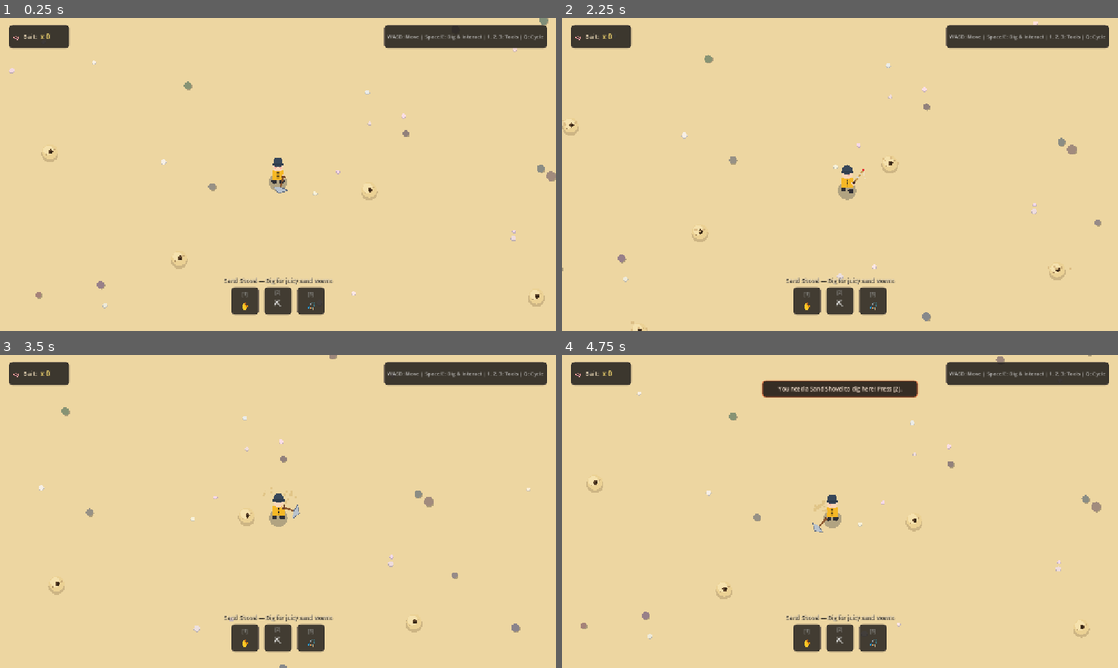
Above: before the commit, frames 1-4 (two rows, left to right).
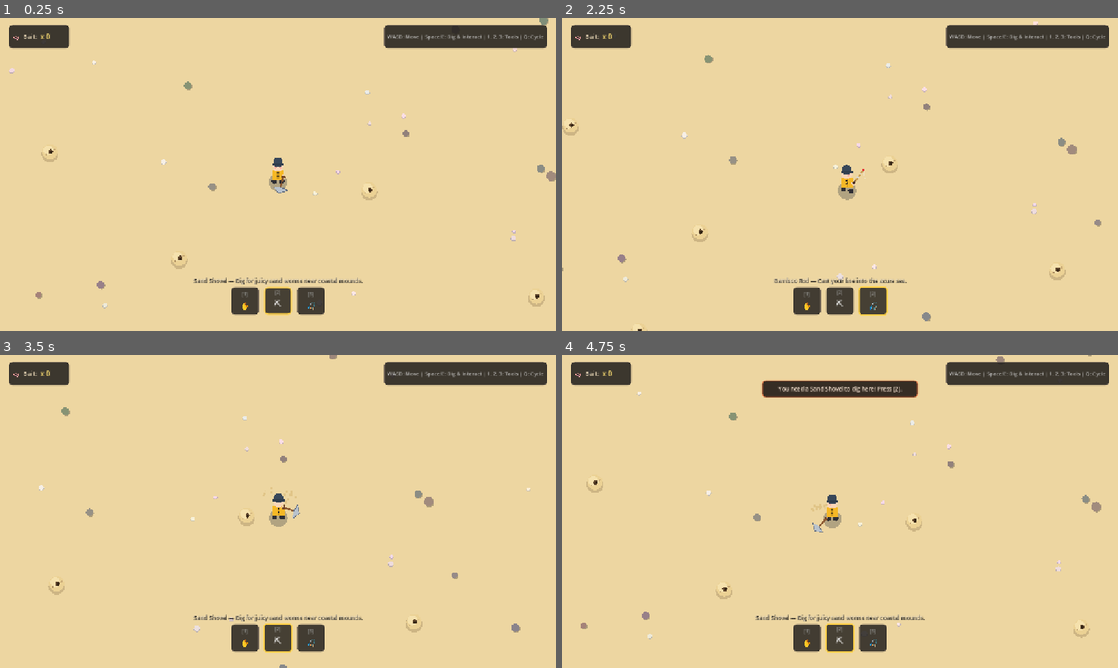
Above: after the commit, the same moments.

Repository: vanhoa690/BeachFishing2D
Game: Godot game, scene res://scenes/world/beach_main.tscn
Two runs of this game, one before a commit and one after it. Both use one fixed random seed, a clock stepped at 60 frames per second and the inputs below.
Inputs (mouse positions are in pixels of both pictures, inside the frame that each line leads up to):
- Up to frame 1 (0.25 s): no input
- Up to frame 2 (2.25 s): tap Enter at 0.5 s; move the mouse to (962, 158) at 0.52 s; hold D (move_right) 0.53-1.28 s; hold Space (interact) 0.53-1.28 s; click (962, 158) at 0.67 s; move the mouse to (728, 190) at 1.27 s; hold S (move_down) 1.28-2.03 s; tap Space (interact) at 1.35 s; move the mouse to (895, 105) at 2.02 s; hold D (move_right) from 2.03 s (still down); hold Tab (tool_cycle_next) from 2.03 s (still down)
- Up to frame 3 (3.5 s): tap Space (interact) at 2.3, 3.05 s; move the mouse to (250, 574) at 2.77 s; release D (move_right) at 2.78 s; release Tab (tool_cycle_next) at 2.78 s; hold W (move_up) from 2.78 s (still down); tap Q (tool_cycle_prev) at 2.85 s; click (250, 574) at 2.92 s
- Up to frame 4 (4.75 s): move the mouse to (1006, 558) at 3.52 s; release W (move_up) at 3.53 s; hold 1 (tool_slot_1) 3.53-4.28 s; hold A (move_left) from 3.53 s (still down); tap Space (interact) at 3.8, 4.55 s; move the mouse to (673, 464) at 4.27 s; tap 2 (tool_slot_2) at 4.35 s

The runs differ from the first frame. In frame 1, 0.4% of the frame differs, in the area x 34-66%, y 82-96%; in frame 2, 0.4%; in frame 3, 0.4%; in frame 4, 0.4%, in the area x 34-66%, y 46-96%.
Error before the commit: Cannot call method 'get_theme_stylebox' on a null value. (res://scripts/ui/hud.gd:47)

Commit message:
up asset player

Diff:
--- a/scenes/ui/hud.tscn
+++ b/scenes/ui/hud.tscn
@@ -90,6 +90,7 @@
 size_flags_horizontal = 0
 
 [node name="WormPanel" type="PanelContainer" parent="Root/TopMargin/StatsBox"]
+unique_name_in_owner = true
 custom_minimum_size = Vector2(140, 42)
 layout_mode = 2
 pivot_offset = Vector2(70, 21)
@@ -111,6 +112,7 @@
 text = "Bait:"
 
 [node name="WormCount" type="Label" parent="Root/TopMargin/StatsBox/WormPanel/HBox"]
+unique_name_in_owner = true
 layout_mode = 2
 theme_override_colors/font_color = Color(1, 0.88, 0.45, 1)
 theme_override_font_sizes/font_size = 16
@@ -146,6 +148,7 @@
 theme_override_constants/separation = 6
 
 [node name="ToolInfoLabel" type="Label" parent="Root/HotbarMargin/HotbarContainer"]
+unique_name_in_owner = true
 layout_mode = 2
 theme_override_colors/font_color = Color(0.94, 0.88, 0.76, 0.95)
 theme_override_colors/font_shadow_color = Color(0, 0, 0, 0.8)
@@ -159,6 +162,7 @@
 theme_override_constants/separation = 12
 
 [node name="SlotHands" type="PanelContainer" parent="Root/HotbarMargin/HotbarContainer/Hotbar"]
+unique_name_in_owner = true
 custom_minimum_size = Vector2(64, 64)
 layout_mode = 2
 pivot_offset = Vector2(32, 32)
@@ -182,6 +186,7 @@
 horizontal_alignment = 1
 
 [node name="SlotShovel" type="PanelContainer" parent="Root/HotbarMargin/HotbarContainer/Hotbar"]
+unique_name_in_owner = true
 custom_minimum_size = Vector2(64, 64)
 layout_mode = 2
 pivot_offset = Vector2(32, 32)
@@ -205,6 +210,7 @@
 horizontal_alignment = 1
 
 [node name="SlotRod" type="PanelContainer" parent="Root/HotbarMargin/HotbarContainer/Hotbar"]
+unique_name_in_owner = true
 custom_minimum_size = Vector2(64, 64)
 layout_mode = 2
 pivot_offset = Vector2(32, 32)
@@ -241,6 +247,7 @@
 mouse_filter = 2
 
 [node name="PromptPanel" type="PanelContainer" parent="Root/PromptContainer"]
+unique_name_in_owner = true
 layout_mode = 1
 anchors_preset = 8
 anchor_left = 0.5
@@ -256,6 +263,7 @@
 theme_override_styles/panel = SubResource("StyleBoxFlat_prompt")
 
 [node name="PromptLabel" type="Label" parent="Root/PromptContainer/PromptPanel"]
+unique_name_in_owner = true
 layout_mode = 2
 theme_override_colors/font_color = Color(1, 0.95, 0.8, 1)
 theme_override_font_sizes/font_size = 14
@@ -273,6 +281,7 @@
 mouse_filter = 2
 
 [node name="BannerPanel" type="PanelContainer" parent="Root/NotificationContainer"]
+unique_name_in_owner = true
 layout_mode = 1
 anchors_preset = 8
 anchor_left = 0.5
@@ -288,6 +297,7 @@
 theme_override_styles/panel = SubResource("StyleBoxFlat_banner")
 
 [node name="NotificationLabel" type="Label" parent="Root/NotificationContainer/BannerPanel"]
+unique_name_in_owner = true
 layout_mode = 2
 theme_override_colors/font_color = Color(1, 0.92, 0.85, 1)
 theme_override_font_sizes/font_size = 13
--- a/scripts/core/game_events.gd
+++ b/scripts/core/game_events.gd
@@ -2,12 +2,25 @@
 ## Central Event Bus for "Tide & Hook"
 ## Decouples gameplay systems, mechanics, and UI via typed signals.
 
+@warning_ignore("unused_signal")
 signal tool_changed(new_tool: int)
+
+@warning_ignore("unused_signal")
 signal worm_dug(amount: int, world_position: Vector2)
+
+@warning_ignore("unused_signal")
 signal worms_count_changed(total_worms: int)
+
+@warning_ignore("unused_signal")
 signal interaction_prompt_requested(text: String, world_pos: Vector2, show: bool)
+
+@warning_ignore("unused_signal")
 signal player_dig_started(target_position: Vector2)
+
+@warning_ignore("unused_signal")
 signal player_dig_finished()
+
+@warning_ignore("unused_signal")
 signal notification_banner(message: String)
 
 
@@ -41,3 +54,32 @@
 			var event := InputEventKey.new()
 			event.physical_keycode = key
 			InputMap.action_add_event(action_name, event)
+
+
+# Public helper emitters
+func emit_tool_changed(new_tool: int) -> void:
+	tool_changed.emit(new_tool)
+
+
+func emit_worm_dug(amount: int, world_position: Vector2) -> void:
+	worm_dug.emit(amount, world_position)
+
+
+func emit_worms_count_changed(total_worms: int) -> void:
+	worms_count_changed.emit(total_worms)
+
+
+func emit_interaction_prompt(text: String, world_pos: Vector2, show: bool) -> void:
+	interaction_prompt_requested.emit(text, world_pos, show)
+
+
+func emit_player_dig_started(target_position: Vector2) -> void:
+	player_dig_started.emit(target_position)
+
+
+func emit_player_dig_finished() -> void:
+	player_dig_finished.emit()
+
+
+func emit_notification(message: String) -> void:
+	notification_banner.emit(message)
--- a/scripts/mechanics/dig_spot.gd
+++ b/scripts/mechanics/dig_spot.gd
@@ -17,7 +17,6 @@
 @onready var respawn_timer: Timer = $RespawnTimer
 
 var current_state: SpotState = SpotState.ACTIVE
-var bubble_cycle: float = 0.0
 
 
 func _ready() -> void:
@@ -28,15 +27,18 @@
 	respawn_timer.one_shot = true
 	respawn_timer.timeout.connect(_on_respawn_timeout)
 
+	if bubble_timer:
+		bubble_timer.wait_time = randf_range(2.0, 3.5)
+		bubble_timer.timeout.connect(_on_bubble_timeout)
+
 	queue_redraw()
 
 
-func _process(delta: float) -> void:
+func _on_bubble_timeout() -> void:
 	if current_state == SpotState.ACTIVE:
-		bubble_cycle += delta
-		if bubble_cycle >= 2.0:
-			bubble_cycle = 0.0
-			_emit_sand_bubble()
+		_emit_sand_bubble()
+		if bubble_timer:
+			bubble_timer.start(randf_range(2.0, 4.0))
 
 
 func get_interaction_type() -> String:
--- a/scripts/player/player_visuals.gd
+++ b/scripts/player/player_visuals.gd
@@ -49,6 +49,7 @@
 func _draw() -> void:
 	var bob_offset: float = sin(walk_cycle) * 2.0 if is_moving else 0.0
 	var step_tilt: float = cos(walk_cycle) * 0.08 if is_moving else 0.0
+	var tilt_x: float = step_tilt * 12.0
 
 	# 1. Soft Drop Shadow
 	draw_circle(Vector2(0, 10), 12.0, Color(0.08, 0.12, 0.18, 0.28))
@@ -59,17 +60,17 @@
 	draw_circle(Vector2(-5, 9 + left_foot_offset), 3.5, boot_color)
 	draw_circle(Vector2(5, 9 + right_foot_offset), 3.5, boot_color)
 
-	# 3. Torso / Raincoat
-	var body_rect := Rect2(-8, -6 + bob_offset, 16, 14)
+	# 3. Torso / Raincoat (with dynamic walk step tilt)
+	var body_rect := Rect2(-8 + tilt_x * 0.35, -6 + bob_offset, 16, 14)
 	draw_rect(body_rect, body_color, true)
 	# Raincoat collar / trim
-	draw_line(Vector2(0, -6 + bob_offset), Vector2(0, 6 + bob_offset), body_color.darkened(0.2), 2.0)
+	draw_line(Vector2(tilt_x * 0.35, -6 + bob_offset), Vector2(tilt_x * 0.35, 6 + bob_offset), body_color.darkened(0.2), 2.0)
 	# Raincoat toggle buttons
-	draw_circle(Vector2(0, -2 + bob_offset), 1.2, Color(0.1, 0.1, 0.1))
-	draw_circle(Vector2(0, 2 + bob_offset), 1.2, Color(0.1, 0.1, 0.1))
+	draw_circle(Vector2(tilt_x * 0.35, -2 + bob_offset), 1.2, Color(0.1, 0.1, 0.1))
+	draw_circle(Vector2(tilt_x * 0.35, 2 + bob_offset), 1.2, Color(0.1, 0.1, 0.1))
 
 	# 4. Head & Face
-	var head_center := Vector2(0, -11 + bob_offset)
+	var head_center := Vector2(tilt_x * 0.7, -11 + bob_offset)
 	draw_circle(head_center, 7.0, skin_color)
 
 	# Eyes depending on facing direction
--- a/scripts/ui/hud.gd
+++ b/scripts/ui/hud.gd
@@ -2,19 +2,19 @@
 ## In-Game HUD for "Tide & Hook"
 ## Displays tool hotbar with active highlights, bait counter, and interaction prompts.
 
-@onready var slot_hands: PanelContainer = $Root/HotbarMargin/Hotbar/SlotHands
-@onready var slot_shovel: PanelContainer = $Root/HotbarMargin/Hotbar/SlotShovel
-@onready var slot_rod: PanelContainer = $Root/HotbarMargin/Hotbar/SlotRod
-@onready var tool_info_label: Label = $Root/HotbarMargin/HotbarContainer/ToolInfoLabel
+@onready var slot_hands: PanelContainer = %SlotHands
+@onready var slot_shovel: PanelContainer = %SlotShovel
+@onready var slot_rod: PanelContainer = %SlotRod
+@onready var tool_info_label: Label = %ToolInfoLabel
 
-@onready var worms_label: Label = $Root/TopMargin/StatsBox/WormPanel/HBox/WormCount
-@onready var worm_panel: PanelContainer = $Root/TopMargin/StatsBox/WormPanel
+@onready var worms_label: Label = %WormCount
+@onready var worm_panel: PanelContainer = %WormPanel
 
-@onready var prompt_panel: PanelContainer = $Root/PromptContainer/PromptPanel
-@onready var prompt_label: Label = $Root/PromptContainer/PromptPanel/PromptLabel
+@onready var prompt_panel: PanelContainer = %PromptPanel
+@onready var prompt_label: Label = %PromptLabel
 
-@onready var notification_banner: PanelContainer = $Root/NotificationContainer/BannerPanel
-@onready var notification_label: Label = $Root/NotificationContainer/BannerPanel/NotificationLabel
+@onready var notification_banner: PanelContainer = %BannerPanel
+@onready var notification_label: Label = %NotificationLabel
 
 var slots: Array[PanelContainer] = []
 var notif_tween: Tween = null
@@ -22,7 +22,21 @@
 
 
 func _ready() -> void:
-	slots = [slot_hands, slot_shovel, slot_rod]
+	# Fallback resolution in case of hierarchy discrepancies
+	if not slot_hands:
+		slot_hands = get_node_or_null("Root/HotbarMargin/HotbarContainer/Hotbar/SlotHands")
+	if not slot_shovel:
+		slot_shovel = get_node_or_null("Root/HotbarMargin/HotbarContainer/Hotbar/SlotShovel")
+	if not slot_rod:
+		slot_rod = get_node_or_null("Root/HotbarMargin/HotbarContainer/Hotbar/SlotRod")
+
+	slots.clear()
+	if slot_hands:
+		slots.append(slot_hands)
+	if slot_shovel:
+		slots.append(slot_shovel)
+	if slot_rod:
+		slots.append(slot_rod)
 
 	# Connect to event bus
 	GameEvents.tool_changed.connect(_on_tool_changed)
@@ -34,17 +48,36 @@
 	_on_tool_changed(GameState.current_tool)
 	_on_worms_count_changed(GameState.worms_count)
 
-	prompt_panel.modulate.a = 0.0
-	notification_banner.modulate.a = 0.0
+	if is_instance_valid(prompt_panel):
+		prompt_panel.modulate.a = 0.0
+	if is_instance_valid(notification_banner):
+		notification_banner.modulate.a = 0.0
 
 
 func _on_tool_changed(tool_index: int) -> void:
+	if slots.is_empty():
+		return
+
 	for i in range(slots.size()):
 		var slot := slots[i]
+		if not is_instance_valid(slot):
+			continue
+
 		var is_active := (i == tool_index)
 
 		# Visual highlight on active slot
-		var style: StyleBoxFlat = slot.get_theme_stylebox("panel").duplicate()
+		var style: StyleBoxFlat
+		if slot.has_theme_stylebox_override("panel"):
+			style = slot.get_theme_stylebox("panel").duplicate() as StyleBoxFlat
+		elif slot.has_theme_stylebox("panel"):
+			style = slot.get_theme_stylebox("panel").duplicate() as StyleBoxFlat
+		else:
+			style = StyleBoxFlat.new()
+			style.corner_radius_bottom_left = 8
+			style.corner_radius_bottom_right = 8
+			style.corner_radius_top_left = 8
+			style.corner_radius_top_right = 8
+
 		if is_active:
 			style.border_color = Color(1.0, 0.82, 0.28, 1.0) # Bright golden amber
 			style.border_width_left = 3
@@ -65,23 +98,28 @@
 		slot.add_theme_stylebox_override("panel", style)
 
 	# Update description text
-	var tool_type: GameState.ToolType = tool_index as GameState.ToolType
-	var t_name: String = GameState.get_tool_name(tool_type)
-	var t_desc: String = GameState.TOOL_DESCRIPTIONS.get(tool_type, "")
-	tool_info_label.text = "%s — %s" % [t_name, t_desc]
+	if is_instance_valid(tool_info_label):
+		var tool_type: GameState.ToolType = tool_index as GameState.ToolType
+		var t_name: String = GameState.get_tool_name(tool_type)
+		var t_desc: String = GameState.TOOL_DESCRIPTIONS.get(tool_type, "")
+		tool_info_label.text = "%s — %s" % [t_name, t_desc]
 
 
 func _on_worms_count_changed(new_count: int) -> void:
-	worms_label.text = "x %d" % new_count
+	if is_instance_valid(worms_label):
+		worms_label.text = "x %d" % new_count
 
 	# Little squash & stretch animation on bait counter
-	if is_inside_tree():
+	if is_instance_valid(worm_panel) and is_inside_tree():
 		var tween := create_tween()
 		tween.tween_property(worm_panel, "scale", Vector2(1.18, 1.18), 0.1).set_trans(Tween.TRANS_BACK)
 		tween.tween_property(worm_panel, "scale", Vector2(1.0, 1.0), 0.15)
 
 
 func _on_interaction_prompt_requested(prompt_text: String, _world_pos: Vector2, should_show: bool) -> void:
+	if not is_instance_valid(prompt_panel) or not is_instance_valid(prompt_label):
+		return
+
 	if prompt_tween and prompt_tween.is_valid():
 		prompt_tween.kill()
 
@@ -94,6 +132,9 @@
 
 
 func show_notification(message: String) -> void:
+	if not is_instance_valid(notification_banner) or not is_instance_valid(notification_label):
+		return
+
 	notification_label.text = message
 	if notif_tween and notif_tween.is_valid():
 		notif_tween.kill()
Binary file added: sprites/player/fisherman-walk-down-frame-1.png
Not shown, added: sprites/player/fisherman-walk-down-frame-1.png.import
Binary file added: sprites/player/fisherman-walk-down-frame-2.png
Not shown, added: sprites/player/fisherman-walk-down-frame-2.png.import
Binary file added: sprites/player/fisherman-walk-down-frame-3.png
Not shown, added: sprites/player/fisherman-walk-down-frame-3.png.import
Binary file added: sprites/player/fisherman-walk-down-frame-4.png
Not shown, added: sprites/player/fisherman-walk-down-frame-4.png.import
Binary file added: sprites/player/fisherman-walk-left-frame-1.png
Not shown, added: sprites/player/fisherman-walk-left-frame-1.png.import
Binary file added: sprites/player/fisherman-walk-left-frame-2.png
Not shown, added: sprites/player/fisherman-walk-left-frame-2.png.import
(and 20 more such lines)
